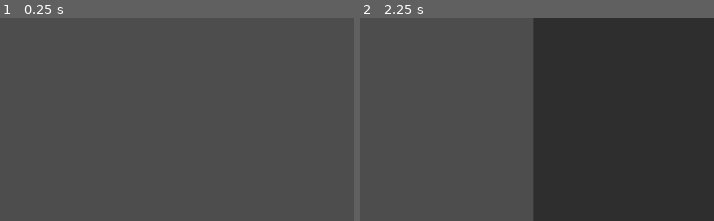
Above: before the commit, frames 1-2 (left to right).
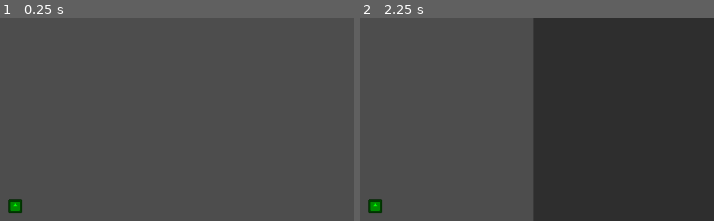
Above: after the commit, the same moments.

Repository: LunarTides/God-Game
Game: Godot game, scene res://scenes/main.tscn
The game is run twice, just before and just after one commit, with the same random seed, the same clock (stepped at 60 frames per second) and the same inputs. The engine's default icon, where the game draws it, is replaced by a stand-in: a white triangle on a blue panel in a dark square.
Inputs (mouse positions are % of the whole screen's width and height, from its top left):
- Up to frame 1 (0.25 s): no input
- Up to frame 2 (2.25 s): drag from (23, 19) to (95, 9) at 0.52 s; click (62, 95) at 1.25 s; drag from (92, 12) to (23, 20) at 2.02 s
The pictures show only the part of the screen within x 5-55%, y 30-80%; the shares and areas given below are measured in that part.

The runs differ from the first frame. In frame 1, 0.3% of the frame differs, in the area x 2-7%, y 89-97%; in frame 2, 0.3%.

Commit message:
Add resource nodes

Diff:
--- a/project.godot
+++ b/project.godot
@@ -28,6 +28,19 @@
 [editor_plugins]
 
 enabled=PackedStringArray("res://addons/AsepriteWizard/plugin.cfg", "res://addons/beehave/plugin.cfg")
+
+[file_customization]
+
+folder_colors={
+"res://addons/": "gray",
+"res://ai/": "orange",
+"res://assets/": "yellow",
+"res://scenes/": "blue",
+"res://scenes/entities/": "green",
+"res://scenes/resource_nodes/": "yellow",
+"res://scenes/resources/": "teal",
+"res://scripts/": "purple"
+}
 
 [input]
 
--- a/scenes/entities/human.tscn
+++ b/scenes/entities/human.tscn
@@ -55,7 +55,7 @@
 
 [node name="AI" type="Node" parent="." node_paths=PackedStringArray("blackboard", "actor")]
 script = ExtResource("3_5f4ql")
-blackboard = NodePath("@Node@17463")
+blackboard = NodePath("@Node@23868")
 actor = NodePath("..")
 
 [node name="Walk" type="Node" parent="AI"]
--- a/scenes/main.tscn
+++ b/scenes/main.tscn
@@ -1,8 +1,9 @@
-[gd_scene load_steps=5 format=3 uid="uid://dgojrxaey8v1m"]
+[gd_scene load_steps=6 format=3 uid="uid://dgojrxaey8v1m"]
 
 [ext_resource type="Script" path="res://scripts/main.gd" id="1_74ilg"]
 [ext_resource type="PackedScene" uid="uid://ctb6jd8v40e14" path="res://scenes/entity_panel.tscn" id="1_xf4ig"]
 [ext_resource type="PackedScene" uid="uid://cexc6ca643j5m" path="res://scenes/entities/human.tscn" id="1_yv24n"]
+[ext_resource type="PackedScene" uid="uid://itqtpewa242g" path="res://scenes/resource_nodes/tree.tscn" id="5_8wkfr"]
 [ext_resource type="PackedScene" uid="uid://cgsbhlhbiw7xh" path="res://scenes/resources/wood.tscn" id="5_kfle5"]
 
 [node name="Main" type="Node2D" node_paths=PackedStringArray("entity_panel")]
@@ -19,3 +20,6 @@
 
 [node name="Wood" parent="." instance=ExtResource("5_kfle5")]
 position = Vector2(122, 404)
+
+[node name="Tree" parent="." instance=ExtResource("5_8wkfr")]
+position = Vector2(172, 481)
--- /dev/null
+++ b/scenes/resource_nodes/tree.tscn
@@ -0,0 +1,33 @@
+[gd_scene load_steps=4 format=3 uid="uid://itqtpewa242g"]
+
+[ext_resource type="Script" path="res://scripts/resource_node.gd" id="1_1whfn"]
+[ext_resource type="Texture2D" uid="uid://bkfgd6j6g7rsd" path="res://icon.svg" id="2_uo8ae"]
+
+[sub_resource type="RectangleShape2D" id="RectangleShape2D_icj72"]
+
+[node name="Tree" type="StaticBody2D" groups=["Resource Nodes"]]
+modulate = Color(0, 1, 0, 1)
+collision_layer = 0
+collision_mask = 0
+
+[node name="ResourceNode" type="Node" parent="." node_paths=PackedStringArray("body", "sprite", "area")]
+script = ExtResource("1_1whfn")
+body = NodePath("..")
+sprite = NodePath("../Sprite")
+area = NodePath("../Area2D")
+resource_node_name = &"Tree"
+use_times = 5
+
+[node name="Sprite" type="Sprite2D" parent="."]
+scale = Vector2(0.15625, 0.15625)
+texture = ExtResource("2_uo8ae")
+
+[node name="CollisionShape2D" type="CollisionShape2D" parent="."]
+visible = false
+shape = SubResource("RectangleShape2D_icj72")
+
+[node name="Area2D" type="Area2D" parent="."]
+
+[node name="CollisionShape2D" type="CollisionShape2D" parent="Area2D"]
+visible = false
+shape = SubResource("RectangleShape2D_icj72")
--- a/scenes/resources/wood.tscn
+++ b/scenes/resources/wood.tscn
@@ -5,7 +5,7 @@
 
 [sub_resource type="RectangleShape2D" id="RectangleShape2D_ro8ng"]
 
-[node name="Wood" type="StaticBody2D"]
+[node name="Wood" type="StaticBody2D" groups=["Resources"]]
 collision_layer = 0
 collision_mask = 0
 
--- a/scripts/entity.gd
+++ b/scripts/entity.gd
@@ -170,6 +170,7 @@
 ## Returns if the pickup was successful.
 func pickup_resource(resource: WorldResource) -> bool:
 	# Check if the resource is in a certain radius around the entity
+	# TODO: Don't hardcode the distance value
 	if body.position.distance_to(resource.body.global_position) > 5:
 		return false
 
@@ -182,6 +183,13 @@
 
 	print_debug(inventory)
 	return true
+
+
+## Picks up a random resource from around the entity. The resource needs to be right next to the entity for this to work.
+## Returns if the pickup was successful.
+# TODO: Make this return bool
+func pickup_random_resource(resource: WorldResource):
+	pass
 
 
 ## Walks to the specified resource, then picks it up.
@@ -192,6 +200,46 @@
 	return pickup_resource(resource)
 
 
+## Walks to and picks up a random resource.
+## Returns if the pickup was successful.
+# TODO: Make this return bool
+func walk_to_and_pickup_random_resource():
+	pass
+
+
+## Uses the specified resource node. The resource node needs to be right next to the entity for this to work.
+## Returns if the usage was successful.
+func use_resource_node(resource_node: ResourceNode) -> bool:
+	# Check if the resource node is in a certain radius around the entity
+	if body.position.distance_to(resource_node.body.global_position) > 5:
+		return false
+
+	resource_node.use()
+	return true
+
+
+## Walks to the specified resource node, then uses it up.
+## Returns if the usage was successful
+func walk_to_and_use_resource_node(resource_node: ResourceNode) -> bool:
+	set_target(resource_node.body)
+	await target_reached
+
+	# Use up the resource node
+	var result = true
+
+	var i = 0
+
+	# Use `i` as a backup incase something goes wrong
+	# TODO: Don't use _used_times here
+	while resource_node._used_times < resource_node.use_times and i < resource_node.use_times:
+		await get_tree().create_timer(1, false).timeout
+
+		result = result and use_resource_node(resource_node)
+		i += 1
+
+	return result
+
+
 ## Randomize and set the entity's gender.
 func generate_gender():
 	gender = possible_genders.pick_random()
--- a/scripts/main.gd
+++ b/scripts/main.gd
@@ -12,6 +12,8 @@
 func _ready():
 	Game.entity_panel = entity_panel
 
+	$Tree/ResourceNode.setup($Wood/WorldResource)
+
 
 # Called every frame. 'delta' is the elapsed time since the previous frame.
 func _process(delta):
@@ -20,7 +22,10 @@
 
 # TODO: Remove at some point
 func _unhandled_input(event):
-	if event.as_text() == "0" and event.is_released():
+	if not event.is_released():
+		return
+
+	if event.as_text() == "0":
 		if not is_instance_valid(entity):
 			print_debug("The entity is not valid")
 			return
@@ -36,3 +41,19 @@
 			entity.walk_to_and_pickup_resource($Wood/WorldResource)
 
 		moving = not moving
+	elif event.as_text() == "1":
+		if not is_instance_valid(entity):
+			print_debug("The entity is not valid")
+			return
+
+		if not is_instance_valid($Tree):
+			print_debug("The tree body is not valid")
+			entity.unset_target()
+			return
+
+		if moving:
+			entity.unset_target()
+		else:
+			entity.walk_to_and_use_resource_node($Tree/ResourceNode)
+
+		moving = not moving
--- a/scripts/resource.gd
+++ b/scripts/resource.gd
@@ -14,7 +14,7 @@
 ## The resource's Area node.
 @export var area: Area2D
 
-## The resource's name.
+## The resource's name. THIS MUST EQUAL TO THE SCENE FILENAME, IN UPPERCASE, WITH ALL UNDERSCORES REPLACED WITH SPACES.
 @export var resource_name: StringName
 
 
--- /dev/null
+++ b/scripts/resource_node.gd
@@ -0,0 +1,54 @@
+extends Node
+class_name ResourceNode
+## A base resource node class which defines methods / members that applies to every resource node.
+## @experimental
+
+
+## The StaticBody of the resource node.
+## The body should probably be the root of the resource node.
+@export var body: StaticBody2D
+
+## The resource node's sprite. This should probably be a sibling to the [ResourceNode] node.
+@export var sprite: Sprite2D
+
+## The resource node's Area node.
+@export var area: Area2D
+
+## The resource node's name.
+@export var resource_node_name: StringName
+
+## How many times the resource node can be used before breaking
+@export var use_times: int
+
+## The resource that the resource node drops
+var resource: WorldResource
+
+var _used_times = 0
+
+# Called when the node enters the scene tree for the first time.
+func _ready():
+	pass # Replace with function body.
+
+
+# Called every frame. 'delta' is the elapsed time since the previous frame.
+func _process(delta):
+	pass
+
+
+## Sets up the resource node. You need to do this before using it.
+func setup(resource: WorldResource):
+	self.resource = resource
+
+
+## Use the resource node.
+func use():
+	_used_times += 1
+
+	var ResourceScene = load("res://scenes/resources/%s.tscn" % resource.resource_name.to_lower().replace(" ", "_"))
+
+	var resource_body: StaticBody2D = ResourceScene.instantiate()
+	resource_body.global_position = Vector2(body.global_position.x + randf_range(-50.0, 50.0), body.global_position.y + randf_range(-50.0, 50.0))
+	get_tree().root.add_child(resource_body)
+
+	if _used_times >= use_times:
+		body.queue_free()
